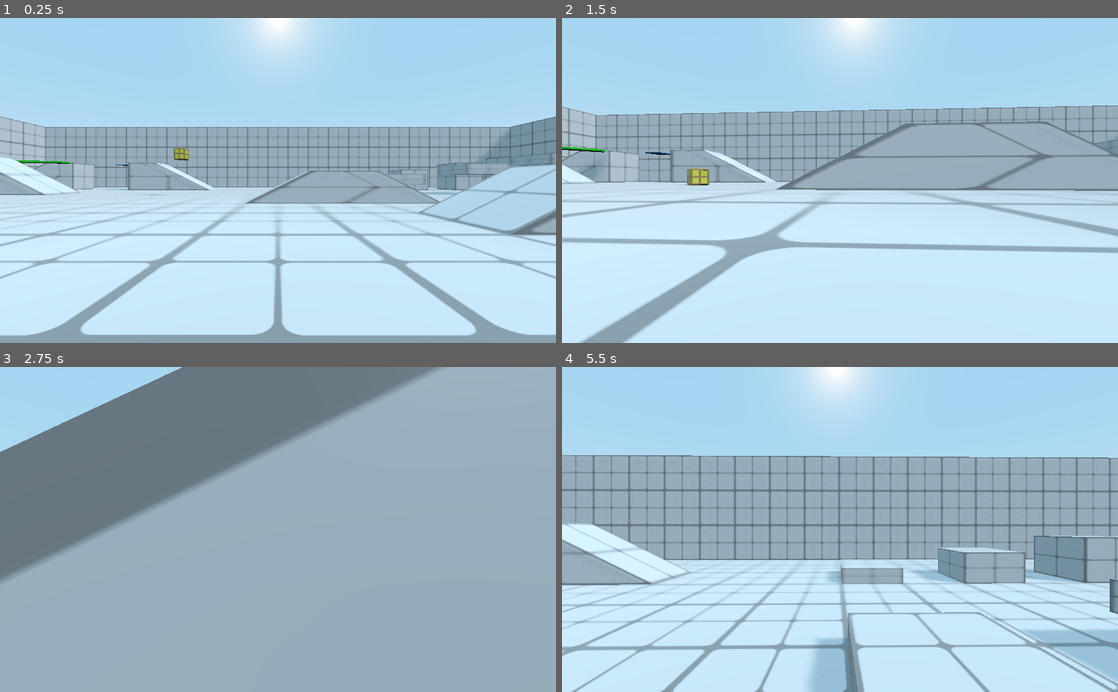
Above: before the commit, frames 1-4 (two rows, left to right).
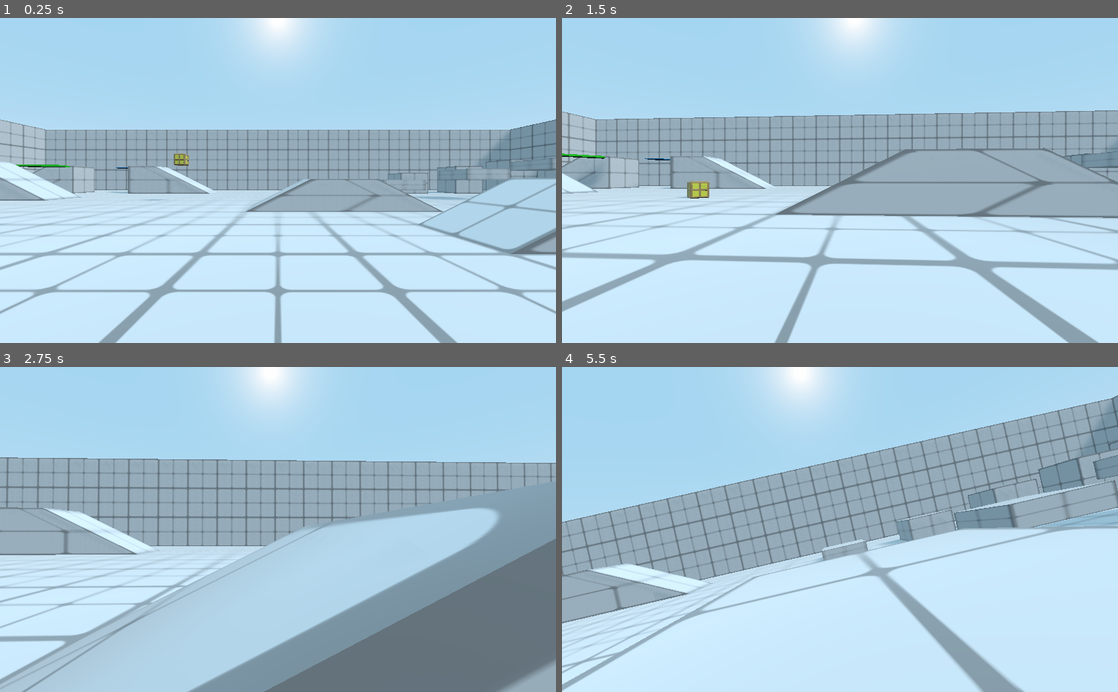
Above: after the commit, the same moments.

Repository: babypandabear3/bpb_fps_controller
Game: Godot game, scene res://demo/demo_scene.tscn
Same seed, same stepped clock (60 frames per second), same inputs: the game is played once before the commit and once after it.
Inputs (mouse positions are in pixels of both pictures, inside the frame that each line leads up to):
- Up to frame 1 (0.25 s): no input
- Up to frame 2 (1.5 s): move the mouse to (867, 180) at 0.52 s; hold Shift (action_sprint) 0.53-1.28 s; hold W (movement_forward) from 0.53 s (still down); tap C (action_crouch_toggle) at 0.6 s; tap Space (movement_jump) at 0.77, 1.07 s; move the mouse to (812, 180) at 1.27 s; tap Shift (action_sprint) at 1.35 s
- Up to frame 3 (2.75 s): keep holding W (movement_forward); tap Space (movement_jump) at 1.52, 1.55, 1.82 s; move the mouse to (289, 523) at 2.02 s; hold Space (movement_jump) from 2.03 s (still down); tap C (action_crouch_toggle) at 2.3 s
- Up to frame 4 (5.5 s): keep holding W (movement_forward); move the mouse to (834, 536) at 2.77 s; release Space (movement_jump) at 2.78 s; tap F (action_activate, bound only after the commit) at 2.85 s; tap Space (movement_jump) at 3.02, 3.32, 4.52, 4.82 s; tap Shift (action_sprint) at 3.05 s; move the mouse to (878, 532) at 3.52 s; hold Space (movement_jump) 3.53-4.28 s; tap E (action_activate, bound only before the commit) at 3.6 s; move the mouse to (795, 526) at 4.27 s; tap C (action_crouch_toggle) at 4.35 s; move the mouse to (845, 529) at 5.02 s; hold Shift (action_sprint) from 5.03 s (still down); click (845, 529) at 5.1 s

The runs differ from the first frame. In frame 1, 19% of the frame differs, in the area x 0-100%, y 30-100%; in frame 2, 21%; in frame 3, 80%, in the area x 0-100%, y 0-100%; in frame 4, 38%.

Commit message:
0.1.2 Player - better wall run checking - apply_central_impulse
Optional Camera addon
- head bob
- leaning + while wall run
- crouch - crawl (dishonored style)
- screenshake

Diff:
--- /dev/null
+++ b/player_controller/Camera_addon.gd
@@ -0,0 +1,149 @@
+extends Spatial
+
+export (NodePath) var follow_target
+export (bool) var feat_head_bob = true
+export (bool) var feat_lean = true
+export (bool) var feat_lean_on_wallrun = true
+export (bool) var feat_crouch_crawl = true
+export (float) var head_bob_h = 0.02
+export (float) var head_bob_v = 0.02
+export (float) var head_bob_rotation = 0.01
+export (float) var head_bob_speed = 10
+export (float) var lean_angle = 15
+
+var physic_fps : float = 0.0
+
+#SCREEN SHAKE
+var trauma = 0.0
+var max_x = 2
+var max_y = 2
+var max_r = 5
+var time_scale = 150
+var decay = 0.9
+var time = 0
+var noise : OpenSimplexNoise
+var target : Spatial
+var target_rotation_helper
+
+#HEAD BOB
+var hb_sin_speed = 60 * head_bob_speed
+var hb_lean_sin_progress = 0
+var hb_sin_progress = 0
+
+#LEAN
+var lean_speed = 6
+var lean_target = 0
+
+#CRAWL CROUCH
+var crawl_crouch = 0
+var crawl_crouch_speed = 6
+
+
+onready var camera_root = $bob_pivot/lean_pivot/rotation_helper_point/camera_root
+onready var bob_pivot = $bob_pivot
+onready var lean_pivot = $bob_pivot/lean_pivot
+onready var ray_crouch_point = $ray_crouch_point
+onready var crouch_point = $bob_pivot/lean_pivot/rotation_helper_point/crouch_point
+onready var crawl_point = $bob_pivot/lean_pivot/rotation_helper_point/crawl_point
+onready var camera = $bob_pivot/lean_pivot/rotation_helper_point/camera_root/Camera
+
+# Called when the node enters the scene tree for the first time.
+func _ready():
+	camera.current = true
+	noise = OpenSimplexNoise.new()
+	set_as_toplevel(true)
+	target = get_node_or_null(follow_target)
+	if target == null:
+		target = get_parent()
+	target_rotation_helper = target.get_node("rotation_helper")
+	physic_fps = ProjectSettings.get_setting("physics/common/physics_fps") - 0.5
+	global_transform = target.global_transform
+
+	ray_crouch_point.add_exception(target)
+
+func _process(delta):
+	global_transform = global_transform.interpolate_with(target.global_transform, delta * physic_fps)
+	camera_root.rotation = target_rotation_helper.rotation
+
+	#HEAD BOB
+	if feat_head_bob:
+		do_headbob(delta)
+
+	if feat_crouch_crawl:
+		do_crouch_crawl(delta)
+
+	if feat_lean or feat_lean_on_wallrun:
+		if feat_lean_on_wallrun and target.state == target.STATELIST.WALLRUN:
+			do_lean_on_wallrun(delta)
+		elif feat_lean:
+			do_lean(delta)
+		lean_pivot.rotation.z = lerp_angle(lean_pivot.rotation.z, deg2rad(lean_target), delta * lean_speed)
+
+	screen_shake(delta)
+
+func do_headbob(delta):
+	if target.velocity_h.length() > 1.0 and target.is_on_floor():
+		hb_lean_sin_progress += deg2rad(delta * hb_sin_speed * target.sprint_modifier)
+		if rad2deg(hb_lean_sin_progress) > 360:
+			hb_lean_sin_progress = 0
+		hb_sin_progress = sin(hb_lean_sin_progress)
+	else:
+		if hb_lean_sin_progress != 0:
+			if rad2deg(hb_lean_sin_progress) < 180 and hb_lean_sin_progress != 0:
+				hb_lean_sin_progress += deg2rad(delta * hb_sin_speed)
+				if rad2deg(hb_lean_sin_progress) > 180:
+					hb_lean_sin_progress = 0
+
+			elif rad2deg(hb_lean_sin_progress) < 360 and hb_lean_sin_progress != 0:
+				hb_lean_sin_progress += deg2rad(delta * hb_sin_speed)
+				if rad2deg(hb_lean_sin_progress) > 360:
+					hb_lean_sin_progress = 0
+
+			hb_sin_progress = sin(hb_lean_sin_progress)
+
+
+	bob_pivot.translation.x = lerp(0, head_bob_h, hb_sin_progress)
+	bob_pivot.translation.y = lerp(0, -head_bob_v, hb_sin_progress*2)
+	if head_bob_rotation != 0:
+		bob_pivot.rotation.z = lerp_angle(0, deg2rad(head_bob_rotation), hb_sin_progress)
+
+
+func do_lean(_delta):
+	var lean_dir = 0
+	if Input.is_action_pressed("action_lean_left"):
+		lean_dir += 1
+	if Input.is_action_pressed("action_lean_right"):
+		lean_dir -= 1
+
+	lean_target = lean_angle * lean_dir
+
+
+func do_lean_on_wallrun(_delta):
+	var lean_dir = 0
+	lean_target = 0
+	if target.wallrun_left:
+		lean_dir -= 1
+	else:
+		lean_dir += 1
+	lean_target = lean_angle * lean_dir
+
+func do_crouch_crawl(delta):
+	if ray_crouch_point.is_colliding() and target.body_height == target.BODY_HEIGHT_LIST.CROUCH:
+		camera_root.translation = crouch_point.translation.linear_interpolate(crawl_point.translation, crawl_crouch)
+		crawl_crouch = clamp(crawl_crouch + (delta * crawl_crouch_speed), 0, 1)
+	else:
+		camera_root.translation = crouch_point.translation.linear_interpolate(crawl_point.translation, crawl_crouch)
+		crawl_crouch = clamp(crawl_crouch - (delta * crawl_crouch_speed), 0, 1)
+
+func add_screen_shake(trauma_in):
+	trauma = clamp(trauma + trauma_in, 0, 1)
+
+func screen_shake(delta):
+	time += delta
+
+	var shake = pow(trauma, 2)
+	camera.translation.x = noise.get_noise_3d(time * time_scale, 0, 0) * max_x * shake
+	camera.translation.y = noise.get_noise_3d(0, time * time_scale, 0) * max_y * shake
+	camera.rotation_degrees.z = noise.get_noise_3d(0, 0, time * time_scale) * max_r * shake
+
+	if trauma > 0: trauma = clamp(trauma - (delta * decay), 0, 1)
--- /dev/null
+++ b/player_controller/Camera_addon.tscn
@@ -0,0 +1,30 @@
+[gd_scene load_steps=2 format=2]
+
+[ext_resource path="res://player_controller/Camera_addon.gd" type="Script" id=1]
+
+[node name="Camera_addon" type="Spatial"]
+script = ExtResource( 1 )
+
+[node name="bob_pivot" type="Spatial" parent="."]
+
+[node name="lean_pivot" type="Spatial" parent="bob_pivot"]
+transform = Transform( 1, 0, 0, 0, 1, 0, 0, 0, 1, 0, -1, 0 )
+
+[node name="rotation_helper_point" type="Spatial" parent="bob_pivot/lean_pivot"]
+transform = Transform( 1, 0, 0, 0, 1, 0, 0, 0, 1, 0, 1, 0 )
+
+[node name="crouch_point" type="Spatial" parent="bob_pivot/lean_pivot/rotation_helper_point"]
+transform = Transform( 1, 0, 0, 0, 1, 0, 0, 0, 1, 0, 0.5, 0 )
+
+[node name="crawl_point" type="Spatial" parent="bob_pivot/lean_pivot/rotation_helper_point"]
+
+[node name="camera_root" type="Spatial" parent="bob_pivot/lean_pivot/rotation_helper_point"]
+
+[node name="Camera" type="Camera" parent="bob_pivot/lean_pivot/rotation_helper_point/camera_root"]
+current = true
+far = 200.0
+
+[node name="ray_crouch_point" type="RayCast" parent="."]
+transform = Transform( 1, 0, 0, 0, 1, 0, 0, 0, 1, 0, 0, -0.3 )
+enabled = true
+cast_to = Vector3( 0, 0.4, 0 )
--- a/player_controller/Player.gd
+++ b/player_controller/Player.gd
@@ -23,7 +23,7 @@
 
 export (float) var MOUSE_SENSITIVITY = 0.07
 export (bool) var air_control = false
-
+export (String, "C0.6", "C0.7", "C0.8", "C0.9") var crouch_anim = "C0.9"
 export (float) var speed_h_max = 360
 export (float) var speed_acc = 30
 export (float) var speed_deacc = 50
@@ -37,7 +37,7 @@
 export (float) var slope_limit = 46.0
 export (float) var on_slope_steep_speed = 1.0
 
-export (float) var slide_time = 1
+export (float) var slide_time = 1.2
 
 export (float) var throw_force = 10
 var body_height : int = BODY_HEIGHT_LIST.STAND
@@ -97,7 +97,8 @@
 var floor_prev_rot = null
 
 var jump_count = 0
-
+var wallrun_left = false
+var impulse = Vector3.ZERO
 
 onready var state = STATELIST.WALK
 
@@ -336,6 +337,12 @@
 		speed_v = clamp(speed_v + (delta * gravity_acc), jump_force, gravity_force)
 		velocity_v = vertical_vector * speed_v
 
+	#ADD IMPULSE FROM apply_central_impulse FUNCTION
+	if impulse != Vector3.ZERO:
+		velocity_h += impulse * Vector3(0,1,0)
+		velocity_v += impulse * Vector3(1,0,1)
+		impulse = Vector3.ZERO
+
 	velocity = velocity_h + velocity_v
 
 	#ADD EXTERNAL FORCE TO OVERALL VELOCITY
@@ -381,14 +388,14 @@
 	#TOGGLE CROUCH
 	if Input.is_action_just_pressed("action_crouch_toggle") and feat_crouching:
 		if body_height == BODY_HEIGHT_LIST.STAND:
-			ap.play("CROUCH")
+			ap.play(crouch_anim)
 		else:
 			body_height = BODY_HEIGHT_LIST.UNCROUCHING
 
 	#UNCROUCHING LOGIC
 	if body_height == BODY_HEIGHT_LIST.UNCROUCHING:
 		if not ray_uncrouch.is_colliding(): #uncrouch if there's enough space above head
-			ap.play_backwards("CROUCH")
+			ap.play_backwards(crouch_anim)
 
 	#CLIMBING
 	if Input.is_action_pressed("movement_jump") and not is_on_floor() and feat_climbing: #CLIMBING EDGE
@@ -414,7 +421,7 @@
 	climb_target = ray_climb3.get_collision_point()
 	climb_timer = climb_timeout
 	if body_height != BODY_HEIGHT_LIST.CROUCH:
-		ap.play("CROUCH")
+		ap.play(crouch_anim)
 
 
 func do_climb(delta):
@@ -511,7 +518,17 @@
 
 func is_wallrun_allowed():
 	if not is_on_floor() and is_on_wall() and Input.is_action_pressed("action_sprint") and jump_skip_timer <= 0 :
-		return true
+		if ray_stair1.is_colliding() and ray_stair2.is_colliding():
+			var d1 : float = ray_stair1.global_transform.origin.distance_to(ray_stair1.get_collision_point())
+			var d2 : float = ray_stair2.global_transform.origin.distance_to(ray_stair2.get_collision_point())
+			if Vector2(d1,0).is_equal_approx(Vector2(d2,0)):
+				return true
+			else:
+				return false
+		elif not ray_stair1.is_colliding() and ray_stair2.is_colliding():
+			return false
+		else:
+			return true
 	else:
 		return false
 
@@ -520,6 +537,10 @@
 	automove_dir = (-global_transform.basis.z.slide(normal)).normalized()
 
 	state = STATELIST.WALLRUN
+	if global_transform.basis.x.angle_to(normal) < deg2rad(90):
+		wallrun_left = true
+	else:
+		wallrun_left = false
 
 func do_wallrun(delta):
 	if not is_wallrun_allowed():
@@ -574,3 +595,6 @@
 
 	rotate_y(deg2rad(ry))
 	rotation_helper.rotate_x(deg2rad(rx))
+
+func apply_central_impulse(par):
+	impulse = par
--- a/player_controller/Player.tscn
+++ b/player_controller/Player.tscn
@@ -1,14 +1,16 @@
-[gd_scene load_steps=6 format=2]
+[gd_scene load_steps=10 format=2]
 
 [ext_resource path="res://player_controller/smooth_move3D.gd" type="Script" id=1]
 [ext_resource path="res://player_controller/system/Signal_in.tscn" type="PackedScene" id=2]
 [ext_resource path="res://player_controller/Player.gd" type="Script" id=3]
+[ext_resource path="res://player_controller/Camera_addon.tscn" type="PackedScene" id=4]
 
 [sub_resource type="CapsuleShape" id=1]
 radius = 0.3
 height = 1.1
 
 [sub_resource type="Animation" id=2]
+resource_name = "C0.6"
 length = 0.3
 tracks/0/type = "value"
 tracks/0/path = NodePath("CollisionShape:shape:height")
@@ -100,6 +102,285 @@
 } ]
 }
 
+[sub_resource type="Animation" id=3]
+resource_name = "C0.7"
+length = 0.3
+tracks/0/type = "value"
+tracks/0/path = NodePath("CollisionShape:shape:height")
+tracks/0/interp = 1
+tracks/0/loop_wrap = true
+tracks/0/imported = false
+tracks/0/enabled = true
+tracks/0/keys = {
+"times": PoolRealArray( 0, 0.2 ),
+"transitions": PoolRealArray( 1, 1 ),
+"update": 0,
+"values": [ 1.1, 0.1 ]
+}
+tracks/1/type = "value"
+tracks/1/path = NodePath("CollisionShape:translation")
+tracks/1/interp = 1
+tracks/1/loop_wrap = true
+tracks/1/imported = false
+tracks/1/enabled = true
+tracks/1/keys = {
+"times": PoolRealArray( 0, 0.2 ),
+"transitions": PoolRealArray( 1, 1 ),
+"update": 0,
+"values": [ Vector3( 0, -0.55, 0 ), Vector3( 0, -0.05, 0 ) ]
+}
+tracks/2/type = "value"
+tracks/2/path = NodePath("ray_uncrouch:translation")
+tracks/2/interp = 1
+tracks/2/loop_wrap = true
+tracks/2/imported = false
+tracks/2/enabled = true
+tracks/2/keys = {
+"times": PoolRealArray( 0, 0.2 ),
+"transitions": PoolRealArray( 1, 1 ),
+"update": 0,
+"values": [ Vector3( 0, -1.1, 0 ), Vector3( 0, 0, 0 ) ]
+}
+tracks/3/type = "value"
+tracks/3/path = NodePath("ray_uncrouch:enabled")
+tracks/3/interp = 1
+tracks/3/loop_wrap = true
+tracks/3/imported = false
+tracks/3/enabled = true
+tracks/3/keys = {
+"times": PoolRealArray( 0, 0.2 ),
+"transitions": PoolRealArray( 1, 1 ),
+"update": 1,
+"values": [ false, true ]
+}
+tracks/4/type = "value"
+tracks/4/path = NodePath("Signal_in/CollisionShape2:translation")
+tracks/4/interp = 1
+tracks/4/loop_wrap = true
+tracks/4/imported = false
+tracks/4/enabled = true
+tracks/4/keys = {
+"times": PoolRealArray( 0, 0.2 ),
+"transitions": PoolRealArray( 1, 1 ),
+"update": 0,
+"values": [ Vector3( 0, -0.55, 0 ), Vector3( 0, -0.05, 0 ) ]
+}
+tracks/5/type = "value"
+tracks/5/path = NodePath("root_ray_stair:translation")
+tracks/5/interp = 1
+tracks/5/loop_wrap = true
+tracks/5/imported = false
+tracks/5/enabled = true
+tracks/5/keys = {
+"times": PoolRealArray( 0, 0.2 ),
+"transitions": PoolRealArray( 1, 1 ),
+"update": 0,
+"values": [ Vector3( 0, -1.1, 0 ), Vector3( 0, -0.1, 0 ) ]
+}
+tracks/6/type = "method"
+tracks/6/path = NodePath(".")
+tracks/6/interp = 1
+tracks/6/loop_wrap = true
+tracks/6/imported = false
+tracks/6/enabled = true
+tracks/6/keys = {
+"times": PoolRealArray( 0, 0.2 ),
+"transitions": PoolRealArray( 1, 1 ),
+"values": [ {
+"args": [  ],
+"method": "body_height_stand"
+}, {
+"args": [  ],
+"method": "body_height_crouch"
+} ]
+}
+
+[sub_resource type="Animation" id=4]
+resource_name = "C0.8"
+length = 0.3
+tracks/0/type = "value"
+tracks/0/path = NodePath("CollisionShape:shape:height")
+tracks/0/interp = 1
+tracks/0/loop_wrap = true
+tracks/0/imported = false
+tracks/0/enabled = true
+tracks/0/keys = {
+"times": PoolRealArray( 0, 0.2 ),
+"transitions": PoolRealArray( 1, 1 ),
+"update": 0,
+"values": [ 1.1, 0.2 ]
+}
+tracks/1/type = "value"
+tracks/1/path = NodePath("CollisionShape:translation")
+tracks/1/interp = 1
+tracks/1/loop_wrap = true
+tracks/1/imported = false
+tracks/1/enabled = true
+tracks/1/keys = {
+"times": PoolRealArray( 0, 0.2 ),
+"transitions": PoolRealArray( 1, 1 ),
+"update": 0,
+"values": [ Vector3( 0, -0.55, 0 ), Vector3( 0, -0.1, 0 ) ]
+}
+tracks/2/type = "value"
+tracks/2/path = NodePath("ray_uncrouch:translation")
+tracks/2/interp = 1
+tracks/2/loop_wrap = true
+tracks/2/imported = false
+tracks/2/enabled = true
+tracks/2/keys = {
+"times": PoolRealArray( 0, 0.2 ),
+"transitions": PoolRealArray( 1, 1 ),
+"update": 0,
+"values": [ Vector3( 0, -1.1, 0 ), Vector3( 0, 0, 0 ) ]
+}
+tracks/3/type = "value"
+tracks/3/path = NodePath("ray_uncrouch:enabled")
+tracks/3/interp = 1
+tracks/3/loop_wrap = true
+tracks/3/imported = false
+tracks/3/enabled = true
+tracks/3/keys = {
+"times": PoolRealArray( 0, 0.2 ),
+"transitions": PoolRealArray( 1, 1 ),
+"update": 1,
+"values": [ false, true ]
+}
+tracks/4/type = "value"
+tracks/4/path = NodePath("Signal_in/CollisionShape2:translation")
+tracks/4/interp = 1
+tracks/4/loop_wrap = true
+tracks/4/imported = false
+tracks/4/enabled = true
+tracks/4/keys = {
+"times": PoolRealArray( 0, 0.2 ),
+"transitions": PoolRealArray( 1, 1 ),
+"update": 0,
+"values": [ Vector3( 0, -0.55, 0 ), Vector3( 0, -0.1, 0 ) ]
+}
+tracks/5/type = "value"
+tracks/5/path = NodePath("root_ray_stair:translation")
+tracks/5/interp = 1
+tracks/5/loop_wrap = true
+tracks/5/imported = false
+tracks/5/enabled = true
+tracks/5/keys = {
+"times": PoolRealArray( 0, 0.2 ),
+"transitions": PoolRealArray( 1, 1 ),
+"update": 0,
+"values": [ Vector3( 0, -1.1, 0 ), Vector3( 0, -0.2, 0 ) ]
+}
+tracks/6/type = "method"
+tracks/6/path = NodePath(".")
+tracks/6/interp = 1
+tracks/6/loop_wrap = true
+tracks/6/imported = false
+tracks/6/enabled = true
+tracks/6/keys = {
+"times": PoolRealArray( 0, 0.2 ),
+"transitions": PoolRealArray( 1, 1 ),
+"values": [ {
+"args": [  ],
+"method": "body_height_stand"
+}, {
+"args": [  ],
+"method": "body_height_crouch"
+} ]
+}
+
+[sub_resource type="Animation" id=5]
+resource_name = "C0.9"
+length = 0.3
+tracks/0/type = "value"
+tracks/0/path = NodePath("CollisionShape:shape:height")
+tracks/0/interp = 1
+tracks/0/loop_wrap = true
+tracks/0/imported = false
+tracks/0/enabled = true
+tracks/0/keys = {
+"times": PoolRealArray( 0, 0.2 ),
+"transitions": PoolRealArray( 1, 1 ),
+"update": 0,
+"values": [ 1.1, 0.3 ]
+}
+tracks/1/type = "value"
+tracks/1/path = NodePath("CollisionShape:translation")
+tracks/1/interp = 1
+tracks/1/loop_wrap = true
+tracks/1/imported = false
+tracks/1/enabled = true
+tracks/1/keys = {
+"times": PoolRealArray( 0, 0.2 ),
+"transitions": PoolRealArray( 1, 1 ),
+"update": 0,
+"values": [ Vector3( 0, -0.55, 0 ), Vector3( 0, -0.15, 0 ) ]
+}
+tracks/2/type = "value"
+tracks/2/path = NodePath("ray_uncrouch:translation")
+tracks/2/interp = 1
+tracks/2/loop_wrap = true
+tracks/2/imported = false
+tracks/2/enabled = true
+tracks/2/keys = {
+"times": PoolRealArray( 0, 0.2 ),
+"transitions": PoolRealArray( 1, 1 ),
+"update": 0,
+"values": [ Vector3( 0, -1.1, 0 ), Vector3( 0, 0, 0 ) ]
+}
+tracks/3/type = "value"
+tracks/3/path = NodePath("ray_uncrouch:enabled")
+tracks/3/interp = 1
+tracks/3/loop_wrap = true
+tracks/3/imported = false
+tracks/3/enabled = true
+tracks/3/keys = {
+"times": PoolRealArray( 0, 0.2 ),
+"transitions": PoolRealArray( 1, 1 ),
+"update": 1,
+"values": [ false, true ]
+}
+tracks/4/type = "value"
+tracks/4/path = NodePath("Signal_in/CollisionShape2:translation")
+tracks/4/interp = 1
+tracks/4/loop_wrap = true
+tracks/4/imported = false
+tracks/4/enabled = true
+tracks/4/keys = {
+"times": PoolRealArray( 0, 0.2 ),
+"transitions": PoolRealArray( 1, 1 ),
+"update": 0,
+"values": [ Vector3( 0, -0.55, 0 ), Vector3( 0, -0.15, 0 ) ]
+}
+tracks/5/type = "value"
+tracks/5/path = NodePath("root_ray_stair:translation")
+tracks/5/interp = 1
+tracks/5/loop_wrap = true
+tracks/5/imported = false
+tracks/5/enabled = true
+tracks/5/keys = {
+"times": PoolRealArray( 0, 0.2 ),
+"transitions": PoolRealArray( 1, 1 ),
+"update": 0,
+"values": [ Vector3( 0, -1.1, 0 ), Vector3( 0, -0.3, 0 ) ]
+}
+tracks/6/type = "method"
+tracks/6/path = NodePath(".")
+tracks/6/interp = 1
+tracks/6/loop_wrap = true
+tracks/6/imported = false
+tracks/6/enabled = true
+tracks/6/keys = {
+"times": PoolRealArray( 0, 0.2 ),
+"transitions": PoolRealArray( 1, 1 ),
+"values": [ {
+"args": [  ],
+"method": "body_height_stand"
+}, {
+"args": [  ],
+"method": "body_height_crouch"
+} ]
+}
+
 [node name="Player" type="KinematicBody"]
 collision_layer = 2
 collision_mask = 3
@@ -123,11 +404,14 @@
 [node name="SmoothMove3D" type="Spatial" parent="rotation_helper/eye_position"]
 script = ExtResource( 1 )
 
-[node name="fps_camera" type="Camera" parent="rotation_helper/eye_position/SmoothMove3D"]
+[node name="Camera" type="Camera" parent="rotation_helper/eye_position/SmoothMove3D"]
 far = 200.0
 
 [node name="AnimationPlayer" type="AnimationPlayer" parent="."]
-anims/CROUCH = SubResource( 2 )
+anims/C0.6 = SubResource( 2 )
+anims/C0.7 = SubResource( 3 )
+anims/C0.8 = SubResource( 4 )
+anims/C0.9 = SubResource( 5 )
 
 [node name="ray_uncrouch" type="RayCast" parent="."]
 transform = Transform( 1, 0, 0, 0, 1, 0, 0, 0, 1, 0, -1.1, 0 )
@@ -169,3 +453,7 @@
 transform = Transform( 1, 0, 0, 0, 1, 0, 0, 0, 1, 0, 0.1, 0 )
 enabled = true
 cast_to = Vector3( 0, 0, -0.5 )
+
+[node name="Camera_addon" parent="." instance=ExtResource( 4 )]
+follow_target = NodePath("..")
+head_bob_speed = 2.7
--- a/player_controller/smooth_move3D.gd
+++ b/player_controller/smooth_move3D.gd
@@ -1,6 +1,7 @@
 extends Spatial
 
 export (NodePath) var follow_target
+
 var physic_fps : float = 0.0
 
 var target : Spatial
@@ -14,5 +15,7 @@
 	physic_fps = ProjectSettings.get_setting("physics/common/physics_fps") - 0.5
 	global_transform = target.global_transform
 
+
+
 func _process(delta):
 	global_transform = global_transform.interpolate_with(target.global_transform, delta * physic_fps)
--- a/project.godot
+++ b/project.godot
@@ -52,7 +52,7 @@
 }
 action_activate={
 "deadzone": 0.5,
-"events": [ Object(InputEventKey,"resource_local_to_scene":false,"resource_name":"","device":0,"alt":false,"shift":false,"control":false,"meta":false,"command":false,"pressed":false,"scancode":69,"unicode":0,"echo":false,"script":null)
+"events": [ Object(InputEventKey,"resource_local_to_scene":false,"resource_name":"","device":0,"alt":false,"shift":false,"control":false,"meta":false,"command":false,"pressed":false,"scancode":70,"unicode":0,"echo":false,"script":null)
  ]
 }
 action_m0={
@@ -72,6 +72,16 @@
 }
 action_toggle_fly={
 "deadzone": 0.5,
+"events": [ Object(InputEventKey,"resource_local_to_scene":false,"resource_name":"","device":0,"alt":false,"shift":false,"control":false,"meta":false,"command":false,"pressed":false,"scancode":16777244,"unicode":0,"echo":false,"script":null)
+ ]
+}
+action_lean_right={
+"deadzone": 0.5,
+"events": [ Object(InputEventKey,"resource_local_to_scene":false,"resource_name":"","device":0,"alt":false,"shift":false,"control":false,"meta":false,"command":false,"pressed":false,"scancode":69,"unicode":0,"echo":false,"script":null)
+ ]
+}
+action_lean_left={
+"deadzone": 0.5,
 "events": [ Object(InputEventKey,"resource_local_to_scene":false,"resource_name":"","device":0,"alt":false,"shift":false,"control":false,"meta":false,"command":false,"pressed":false,"scancode":81,"unicode":0,"echo":false,"script":null)
  ]
 }
